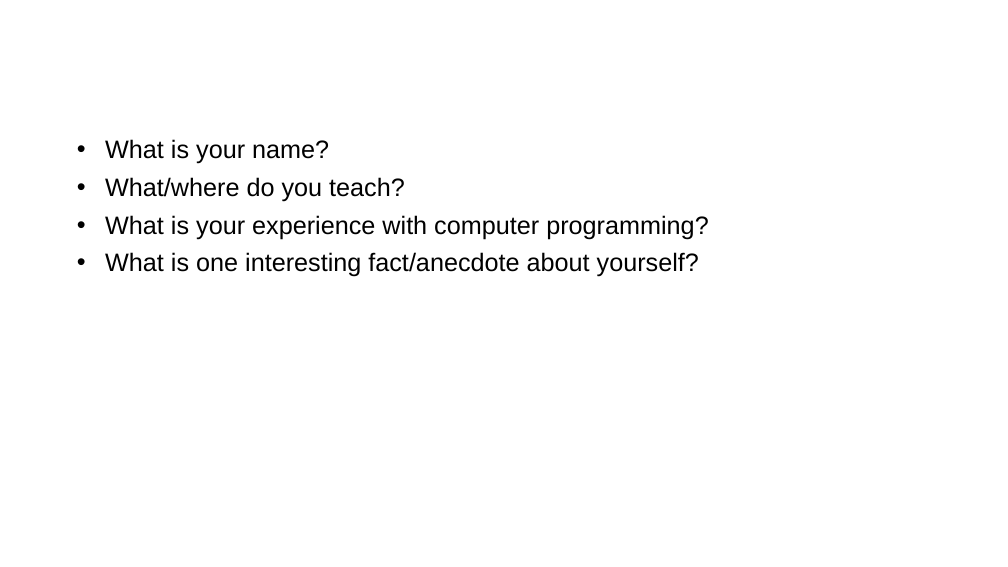
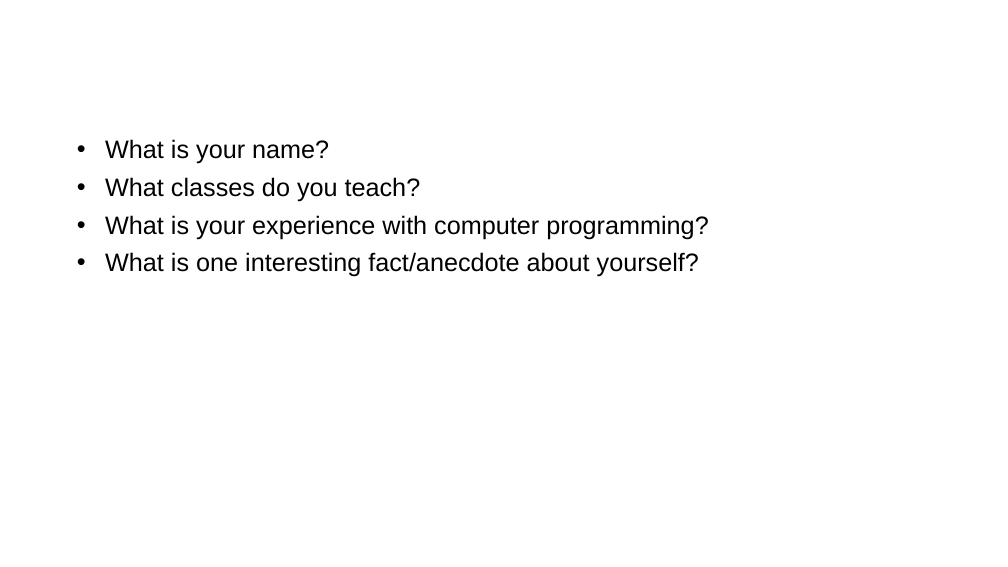
Before and after one commit to SchoolOfGames/SchoolOfGames.github.io, a slide deck: slide 5 of Welcome.pptx. Drawn at 1008x567 pixels with LibreOffice and Linux fonts; fonts in the diff are those of the drawing; background and template pictures are left out. Boxes give left, top, right and bottom in pixels: in the first picture for what was removed or moved away, otherwise in the second. Text is boxed around its words. In the diff, an @@ line names an element or a change of style, - is before the commit and + after.

```diff
--- a/Welcome.pptx
+++ b/Welcome.pptx
@@ text at (105, 177, 421, 202): text changed @@
-• What/where do you teach?
+• What classes do you teach?
```
Also in this commit, not shown: 3 other files.
